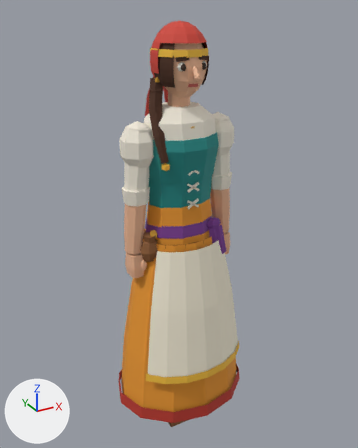
An edit to the glTF model client/public/models/npc_merchant.glb, drawn before and after from the same camera.
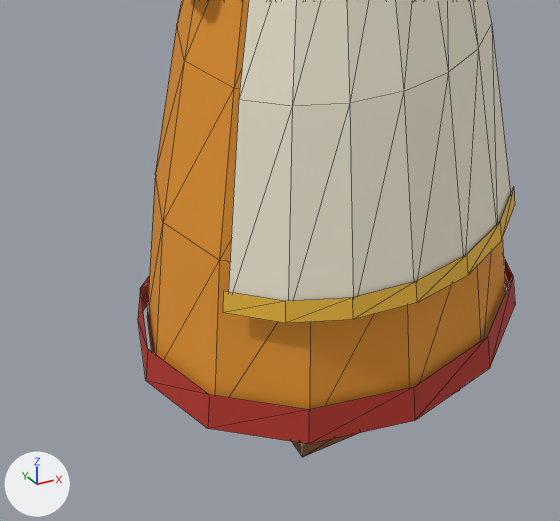
Each version is shown whole from a 50 mm lens placed at (-0.942, -1.709, 1.785), pointed at (0.009, 0.021, 0.92), then close up on the part from 21% to 71% of the width and 63% to 100% of the height. Lighting does not change. The marker at lower left points along +X, +Y and +Z. The first two pictures are the older version. The close-ups show mesh edges as thin lines. Vertices at exactly the same position are counted once.

Script lines for the objects in view, before the commit:
```python
me_npc_merchant = bpy.data.meshes.new('npc_merchant')
me_npc_merchant.from_pydata(...)  # 1556 vertices, 2608 faces; spans x -0.31..0.31, y -0.26..0.26, z 0.0..1.74
me_npc_merchant.materials.append(mat_mer_stocking)  # brown #6b4a33
me_npc_merchant.materials.append(mat_mer_shoe)  # brown #55341f
me_npc_merchant.materials.append(mat_mer_leather)  # brown #8a5a32
me_npc_merchant.materials.append(mat_mer_skirt)  # orange #e8962c
me_npc_merchant.materials.append(mat_mer_hem)  # red #b8362a
me_npc_merchant.materials.append(mat_mer_skirtdark)  # brown #b06a22
me_npc_merchant.materials.append(mat_mer_apron)  # pale yellow #f6eed8
me_npc_merchant.materials.append(mat_mer_band)  # yellow #f2bd3c
me_npc_merchant.materials.append(mat_mer_sash)  # purple #7b3b92
me_npc_merchant.materials.append(mat_mer_gold)  # orange #ecb748
me_npc_merchant.materials.append(mat_mer_bodice)  # cyan #1f8a86
me_npc_merchant.materials.append(mat_mer_blouse)  # pale yellow #f4eddd
me_npc_merchant.materials.append(mat_mer_skin)  # beige #eeb894
me_npc_merchant.materials.append(mat_mer_eyewhite)  # white #f3eee4
me_npc_merchant.materials.append(mat_mer_eyedark)  # brown #3a2412
me_npc_merchant.materials.append(mat_mer_hair)  # brown #4a2a18
me_npc_merchant.materials.append(mat_mer_lips)  # red #c2554b
me_npc_merchant.materials.append(mat_mer_scarf)  # red #cf4436
# before: 310 (0.0, -0.25, 0.09), 311 (0.15, -0.22, 0.09), 312 (0.26, -0.12, 0.09), 313 (0.3, 0.0, 0.09), 314 (0.26, 0.12, 0.09)
# before: 315 (0.15, 0.22, 0.09), 316 (0.0, 0.25, 0.09), 338 (0.0, -0.25, 0.09), 339 (-0.15, -0.22, 0.09), 340 (-0.26, -0.12, 0.09)
# before: 341 (-0.3, 0.0, 0.09), 342 (-0.26, 0.12, 0.09) at pixel (147, 316), 343 (-0.15, 0.22, 0.09), 344 (0.0, 0.25, 0.09)
ob_npc_merchant = bpy.data.objects.new('npc_merchant', me_npc_merchant)
ob_npc_merchant.location = (0.0, 0.0, 0.0)
```
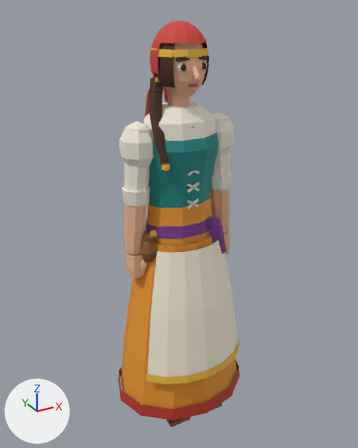
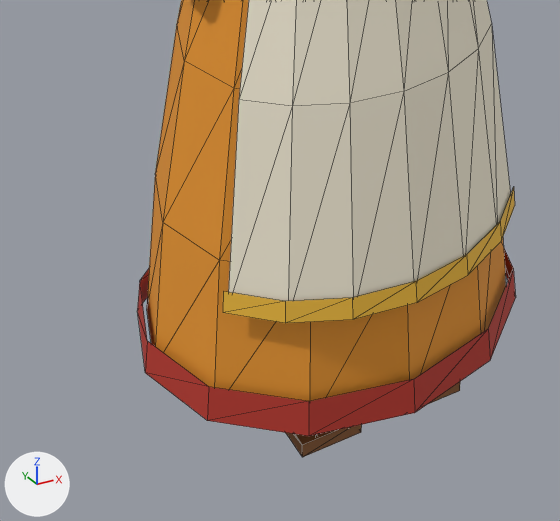
Changed parts and their boxes (x1, y1, x2, y2) in the close-ups (560 x 521 px; the box of a moved part takes in the faces that stretch with it):
'npc_merchant', reshaped: before (138, 0, 515, 457); after (137, 0, 516, 457)
part 1 of me_npc_merchant, moved or reshaped: before (414, 255, 515, 420); after (414, 249, 516, 412)
part 2 of me_npc_merchant, moved or reshaped: before (138, 277, 415, 444); after (137, 269, 415, 436)
part 3 of me_npc_merchant, moved or reshaped: before (147, 175, 506, 409); after (147, 175, 506, 401)
part 4 of me_npc_merchant, recoloured: before (147, 216, 506, 409); after (147, 216, 506, 401)

Edits to the bpy script that builds the scene:
```text
Add mat_npc_merchant_matte:
    mat_npc_merchant_matte = bpy.data.materials.new('npc_merchant_Matte')
    mat_npc_merchant_matte.use_nodes = True; mat_npc_merchant_matte.node_tree.nodes.clear()
    _N = mat_npc_merchant_matte.node_tree.nodes; _L = mat_npc_merchant_matte.node_tree.links
    n0 = _N.new('ShaderNodeBsdfPrincipled'); n0.name = 'Principled BSDF'
    n0.inputs[2].default_value = 0.75  # 'Roughness'
    n1 = _N.new('ShaderNodeOutputMaterial'); n1.name = 'Material Output'
    n2 = _N.new('ShaderNodeVertexColor'); n2.name = 'Color Attribute'
    _L.new(n0.outputs[0], n1.inputs[0])  # 'BSDF' to 'Surface'
    _L.new(n2.outputs[0], n0.inputs[0])  # 'Color' to 'Base Color'
Add mat_npc_merchant_metal:
    mat_npc_merchant_metal = bpy.data.materials.new('npc_merchant_Metal')
    mat_npc_merchant_metal.use_nodes = True; mat_npc_merchant_metal.node_tree.nodes.clear()
    _N = mat_npc_merchant_metal.node_tree.nodes; _L = mat_npc_merchant_metal.node_tree.links
    n0 = _N.new('ShaderNodeBsdfPrincipled'); n0.name = 'Principled BSDF'
    n0.inputs[1].default_value = 0.5  # 'Metallic'
    n0.inputs[2].default_value = 0.38  # 'Roughness'
    n1 = _N.new('ShaderNodeOutputMaterial'); n1.name = 'Material Output'
    n2 = _N.new('ShaderNodeVertexColor'); n2.name = 'Color Attribute'
    _L.new(n0.outputs[0], n1.inputs[0])  # 'BSDF' to 'Surface'
    _L.new(n2.outputs[0], n0.inputs[0])  # 'Color' to 'Base Color'
Change me_npc_merchant:
    where me_npc_merchant.from_pydata(...)  # 1556 vertices, 2608 faces; spans x -0.31..0.31, y -0.26..0.26, z 0.0..1.74
    verts and faces of me_npc_merchant; kept vertices keep their numbers, new ones are numbered from 1556
    remove me_npc_merchant.materials.append(mat_mer_stocking)  # brown #6b4a33
    remove me_npc_merchant.materials.append(mat_mer_shoe)  # brown #55341f
    remove me_npc_merchant.materials.append(mat_mer_leather)  # brown #8a5a32
    remove me_npc_merchant.materials.append(mat_mer_hem)  # red #b8362a
    remove me_npc_merchant.materials.append(mat_mer_skirtdark)  # brown #b06a22
    remove me_npc_merchant.materials.append(mat_mer_apron)  # pale yellow #f6eed8
    remove me_npc_merchant.materials.append(mat_mer_band)  # yellow #f2bd3c
    remove me_npc_merchant.materials.append(mat_mer_sash)  # purple #7b3b92
    remove me_npc_merchant.materials.append(mat_mer_gold)  # orange #ecb748
    remove me_npc_merchant.materials.append(mat_mer_bodice)  # cyan #1f8a86
    remove me_npc_merchant.materials.append(mat_mer_blouse)  # pale yellow #f4eddd
    remove me_npc_merchant.materials.append(mat_mer_skin)  # beige #eeb894
    remove me_npc_merchant.materials.append(mat_mer_eyewhite)  # white #f3eee4
    remove me_npc_merchant.materials.append(mat_mer_eyedark)  # brown #3a2412
    remove me_npc_merchant.materials.append(mat_mer_hair)  # brown #4a2a18
    remove me_npc_merchant.materials.append(mat_mer_lips)  # red #c2554b
    remove me_npc_merchant.materials.append(mat_mer_scarf)  # red #cf4436
    me_npc_merchant part 1: the loose piece of 14 vertices spanning x 0.0..0.31, y -0.26..0.26, z 0.08..0.14 is moved by (0.0, 0.0, 0.02), in mat_npc_merchant_matte
    me_npc_merchant part 2: the loose piece of 14 vertices spanning x -0.31..0.0, y -0.26..0.26, z 0.08..0.14 is moved by (0.0, 0.0, 0.02), in mat_npc_merchant_matte
    me_npc_merchant part 3
    add for i in [*range(310, 317), *range(338, 345)]: verts[i] += (0.0, 0.0, 0.01)
    me_npc_merchant part 4: 128 faces spanning x -0.3..0.3, y -0.25..0.25, z 0.1..1.05 switch from mat_mer_skirt (orange #e8962c) to mat_npc_merchant_matte
    add me_npc_merchant.materials.append(mat_npc_merchant_metal)
```
